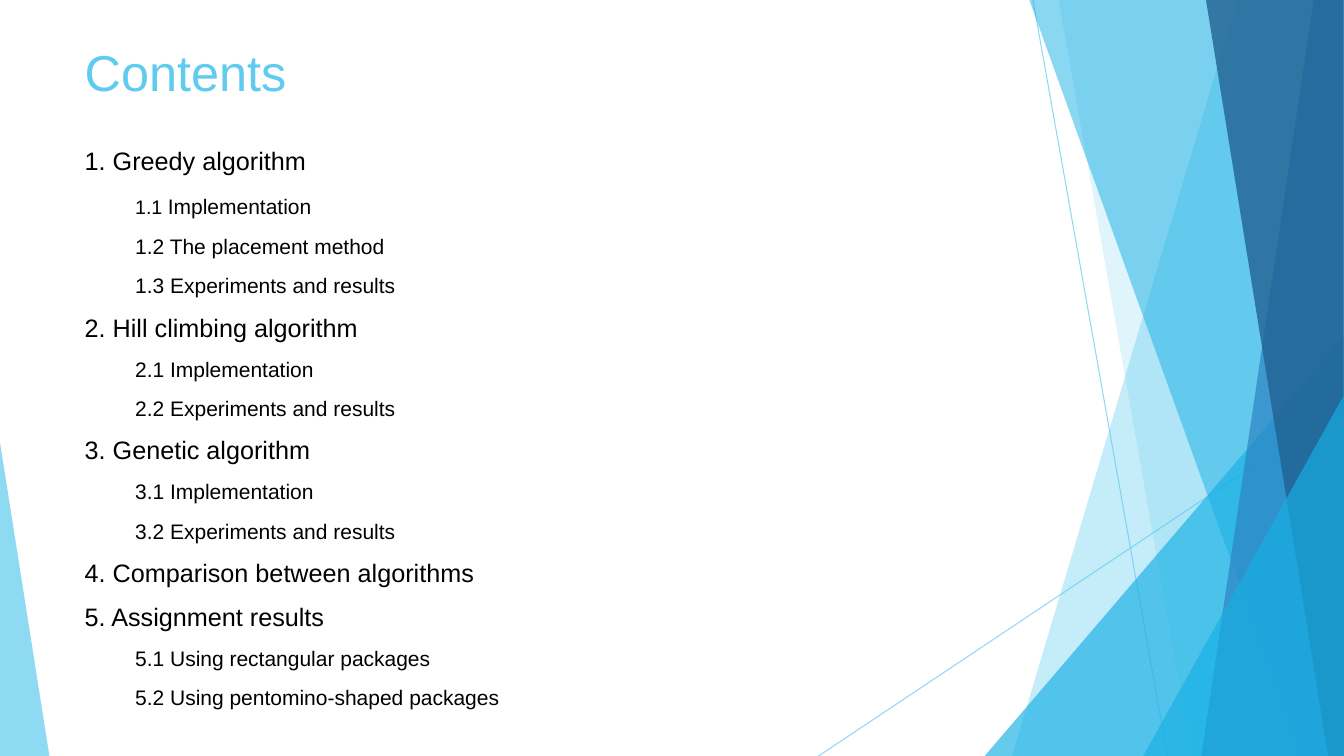
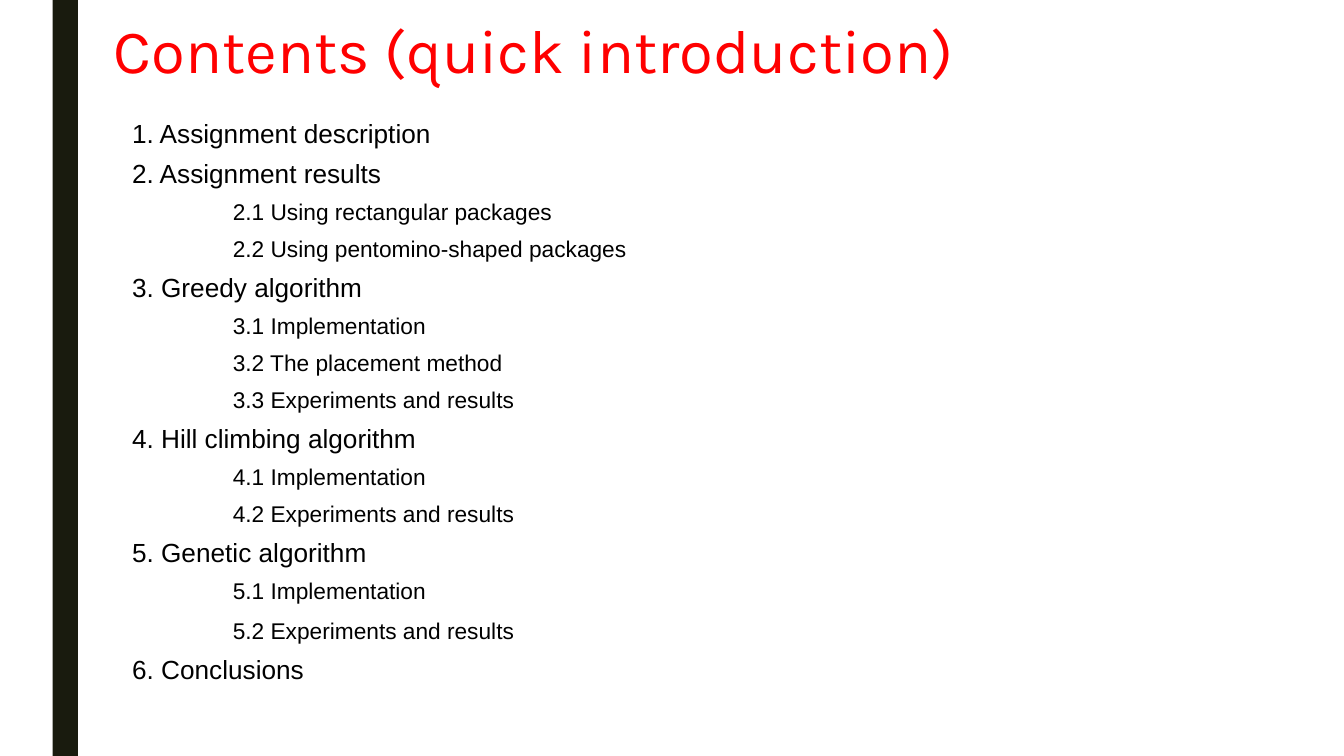
Before and after one commit to swengeler/PP3, a slide deck: slide 2 of Report, presentation and related stuff/Knapsack_problem.pptx. Drawn at 1344x756 pixels with LibreOffice and Linux fonts; fonts in the diff are those of the drawing. Boxes give left, top, right and bottom in pixels: in the first picture for what was removed or moved away, otherwise in the second. Text is boxed around its words. In the diff, an @@ line names an element or a change of style, - is before the commit and + after.

```diff
--- a/Report, presentation and related stuff/Knapsack_problem.pptx
+++ b/Report, presentation and related stuff/Knapsack_problem.pptx
@@ rectangle added at (x1=52, y1=0, x2=78, y2=756), fill #191B0E @@
@@ title at (x1=114, y1=28, x2=953, y2=88): text changed; size 36 to 44 pt; font Arial to Karla; text colour #5FCBEF to #FF0000 @@
-Contents
+Contents (quick introduction)
@@ text "1. Assignment description" moved from (x1=85, y1=151, x2=499, y2=710) to (x1=132, y1=124, x2=626, y2=680) @@
@@ text at (x1=132, y1=124, x2=626, y2=303): text changed; size 15 to 18.7 pt @@
-1. Greedy algorithm
-1.1 Implementation
-1.2 The placement method
-1.3 Experiments and results
-2. Hill climbing algorithm
-2.1 Implementation
-  2.2 Experiments and results
-3. Genetic algorithm
+1. Assignment description
+2. Assignment results
+2.1 Using rectangular packages
+2.2 Using pentomino-shaped packages
+3. Greedy algorithm
@@ text at (x1=233, y1=317, x2=426, y2=339): size 15 to 16.1 pt in "3.1 Implementation"; line spacing 1 to 0.74; more space between paragraphs @@
@@ text at (x1=132, y1=354, x2=514, y2=680): text changed; size 15 to 16.1 pt @@
-3.2 Experiments and results
-4. Comparison between algorithms
-5. Assignment results
-5.1 Using rectangular packages
-5.2 Using pentomino-shaped packages
+3.2 The placement method
+3.3 Experiments and results
+4. Hill climbing algorithm
+4.1 Implementation
+4.2 Experiments and results
+5. Genetic algorithm
+5.1 Implementation
+5.2 Experiments and results
+6. Conclusions
@@ group removed at (x1=0, y1=0, x2=1344, y2=756): 5 freeform shapes, 3 triangles, 2 lines @@
```
Also in this commit, not shown: 15 other slides changed, 9 slides added, 1 slide removed.
